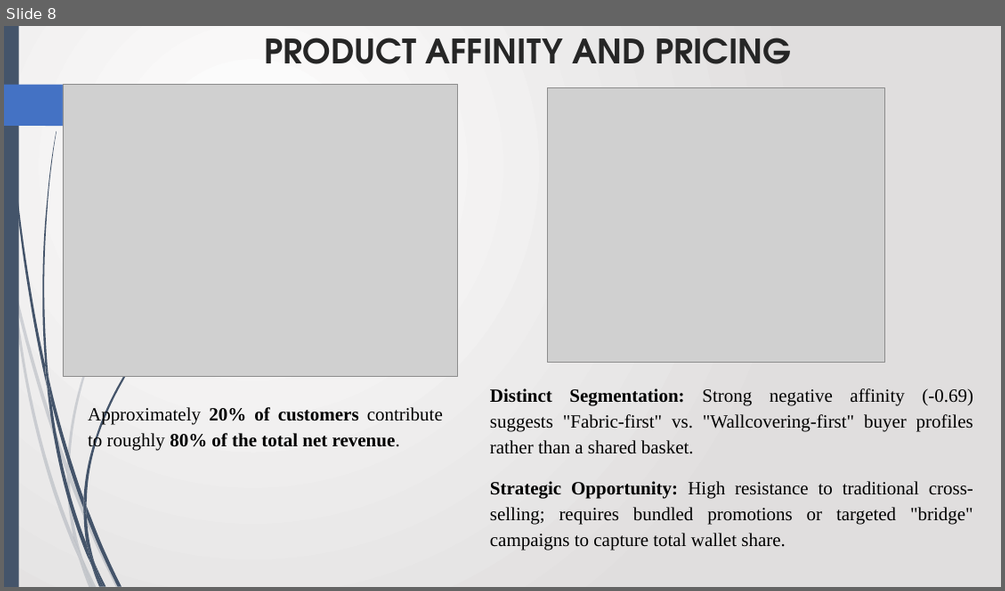
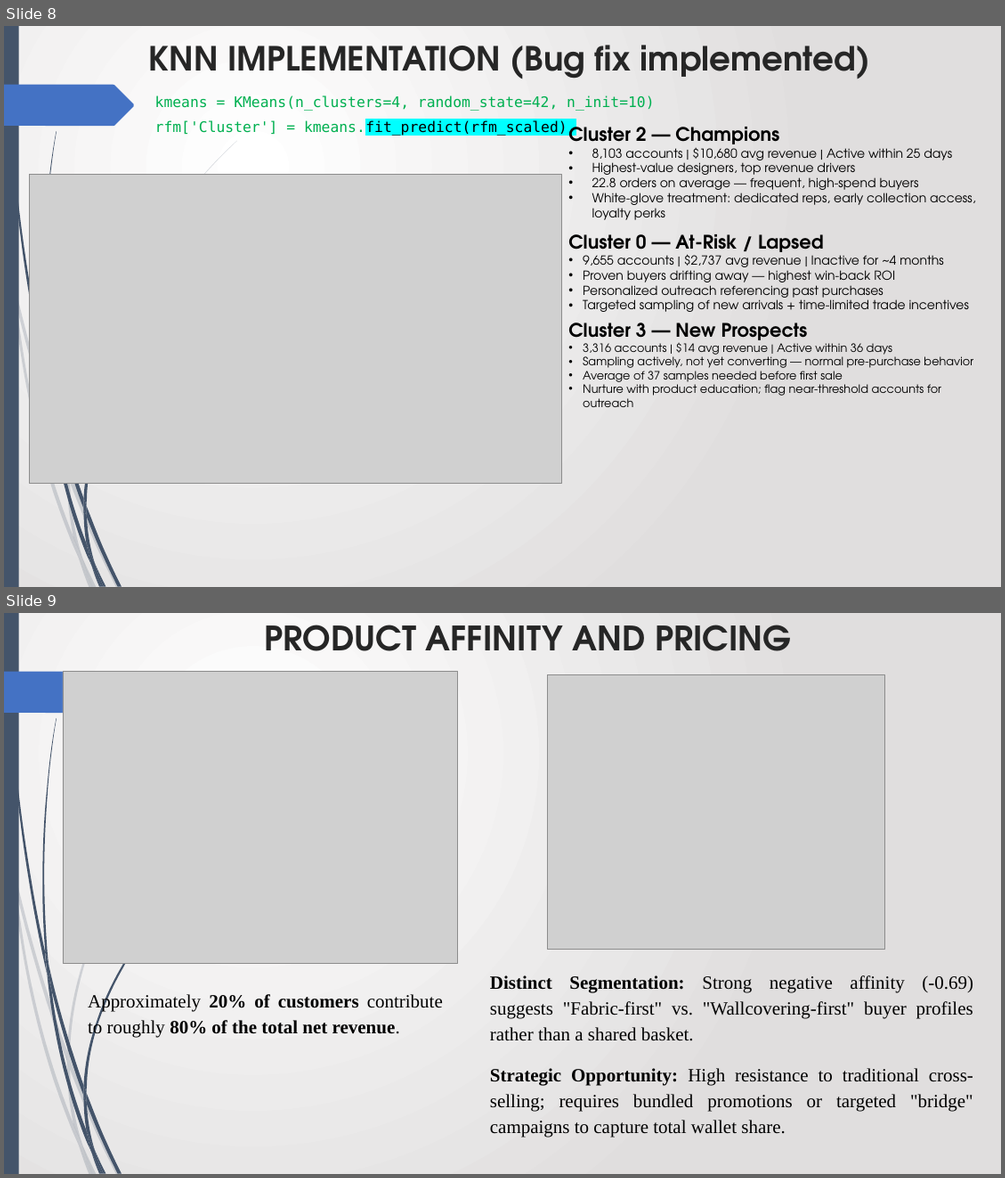
Before and after one commit to Avinash-patnaik/schumacher-customer-segmentation, a slide deck: documents/luxeintelligence.pptx. Shown one above the other, each under a label of ours: slide 8 before the commit, slides 8 and 9 after it. The pictures are 1005x591 and 1005x1178 pixels, drawn with LibreOffice and Linux fonts; fonts in the diff are those of the drawing; grey boxes stand for pictures. Boxes give left, top, right and bottom in pixels: in the first picture for what was removed or moved away, otherwise in the second. Text is boxed around its words. In the diff, an @@ line names an element or a change of style, - is before the commit and + after.

Commit message:
data: change in the presentation and also the project document

```diff
--- a/documents/luxeintelligence.pptx
+++ b/documents/luxeintelligence.pptx
@@ slide 8 added at box(4, 26, 1001, 587), background gradient #FFFFFF to #E1DFDF; not listed: 23 template elements that a slide beside it also shows @@
@@ title added at box(149, 45, 871, 79), 32 pt, text #262626, bold @@
+KNN IMPLEMENTATION (Bug fix implemented)
@@ text added at box(155, 95, 654, 135), 14 pt, text #00B050 @@
+kmeans = KMeans(n_clusters=4, random_state=42, n_init=10)
+rfm['Cluster'] = kmeans.fit_predict(rfm_scaled)
@@ text added at box(568, 120, 975, 220), 12 pt, text #000000 @@
+Cluster 2 — Champions
+• 8,103 accounts | $10,680 avg revenue | Active within 25 days
+• Highest-value designers, top revenue drivers
+• 22.8 orders on average — frequent, high-spend buyers
+• White-glove treatment: dedicated reps, early collection access, loyalty perks
@@ picture added at box(29, 174, 561, 483) @@
@@ text added at box(568, 234, 969, 312), 12 pt, text #000000 @@
+Cluster 0 — At-Risk / Lapsed
+• 9,655 accounts | $2,737 avg revenue | Inactive for ~4 months
+• Proven buyers drifting away — highest win-back ROI
+• Personalized outreach referencing past purchases
+• Targeted sampling of new arrivals + time-limited trade incentives
@@ text added at box(568, 322, 973, 407), 11 pt, text #000000 @@
+Cluster 3 — New Prospects
+• 3,316 accounts | $14 avg revenue | Active within 36 days
+• Sampling actively, not yet converting — normal pre-purchase behavior
+• Average of 37 samples needed before first sale
+• Nurture with product education; flag near-threshold accounts for outreach
@@ what was slide 8 is now slide 9 @@
```
Also in this commit, not shown: 4 other files.
